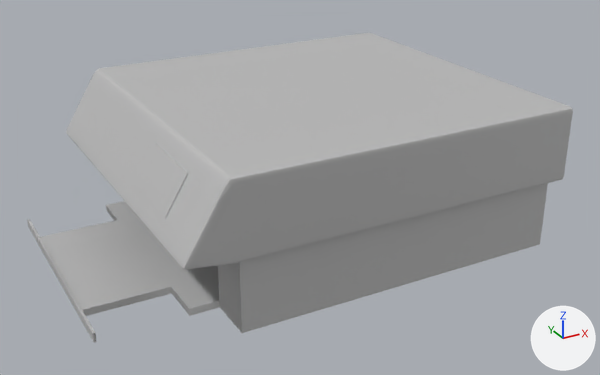
What one commit did to the FBX model A Few More Steps HR/Assets/Models/Hospital2/Printer/Printer.fbx.
One viewpoint serves both versions: a 50 mm lens placed at (-1.485, -3.353, 2.473), pointed at (-0.51, -1.58, 1.586). Every picture has the same lights, and +X, +Y and +Z are marked at lower right. Where no turn or scale is listed for an object, it has been applied to the vertices. Vertices at the same position are counted once.

The older version as bpy lines, for what is in view:
```python
me_mesh = bpy.data.meshes.new('Mesh')
me_mesh.from_pydata(...)  # 237 vertices, 227 faces; spans x 0.0..1.18, y -0.888..0.026, z 0.0..0.379
me_mesh.materials.append(mat_lambert1)  # grey #bcbcbc
ob_printer = bpy.data.objects.new('Printer', me_mesh)
ob_printer.location = (-1.151, -1.09, 1.458)
```
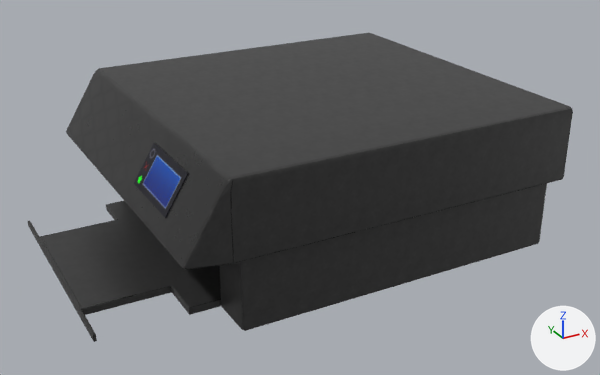
The newer file is also turned or shifted as a whole; pictures and numbers use the older file's frame.

The change in detail:
Picture 'Printer_Rough.png' (img_printer_rough_png) is new.
Picture 'Printer_Albedo.png' (img_printer_albedo_png) is new.
Material 'StingrayPBS3' (mat_stingraypbs3) is new.
Uses the picture img_printer_albedo_png.
Uses the picture img_printer_rough_png.
me_mesh is used by ob_printer; location (-1.151, -1.09, 1.458).
me_mesh had 237 vertices, 227 faces and spanned x 0.0..1.18, y -0.888..0.026, z 0.0..0.379.
me_mesh now has 407 vertices, 397 faces and spans x 0.0..1.18, y -0.888..0.026, z 0.002..0.379.
me_mesh part 1: a new loose piece of 128 vertices spanning x 0.294..1.154, y -0.864..-0.001, z 0.002..0.201, in mat_stingraypbs3.
me_mesh part 2: a new loose piece of 120 vertices spanning x 0.0..0.398, y -0.745..-0.111, z 0.002..0.021, in mat_stingraypbs3.
Part 3, on me_mesh:
78 vertices are removed from x 0.0..1.154, y -0.863..0.0, z 0.0..0.147.
78 faces are deleted.
me_mesh part 4: 149 faces spanning x 0.16..1.18, y -0.888..0.026, z 0.182..0.379 switch from mat_lambert1 (grey #bcbcbc) to mat_stingraypbs3.

What differs and where, as boxes (x1, y1, x2, y2) in the pictures (600 x 375 px):
'Printer', reshaped
    before: (27, 33, 573, 342)
    after: (28, 33, 573, 342)
part 1 of me_mesh, added (black)
    after: (220, 183, 547, 331)
part 2 of me_mesh, added (black)
    after: (28, 201, 221, 342)
part 3 of me_mesh, deleted
    before: (27, 183, 548, 342)
part 4 of me_mesh, recoloured
    both: (66, 33, 573, 269)
